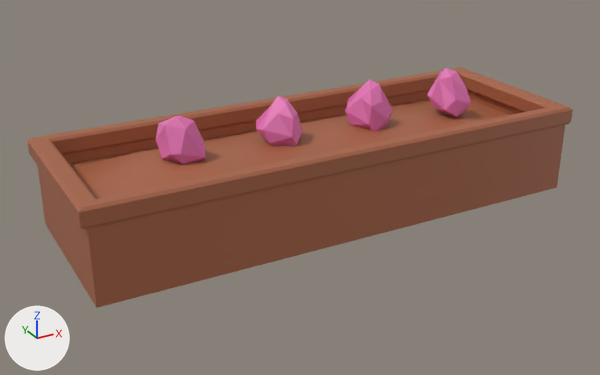
Renders of the FBX model OlympusUnity/Assets/_Project/Art Assets/Models/Environment/Foliage/FlowerBox.fbx from each side of a commit.
Before and after are seen from a 50 mm lens placed at (-2.37, -4.13, 2.21), pointed at (-0.12, -0.04, 0.16). Lighting does not change. The marker at lower left points along +X, +Y and +Z. Where no turn or scale is listed for an object, it has been applied to the vertices.

The first picture shows 'FlowerBox_geo', 'Flowers_geo'.
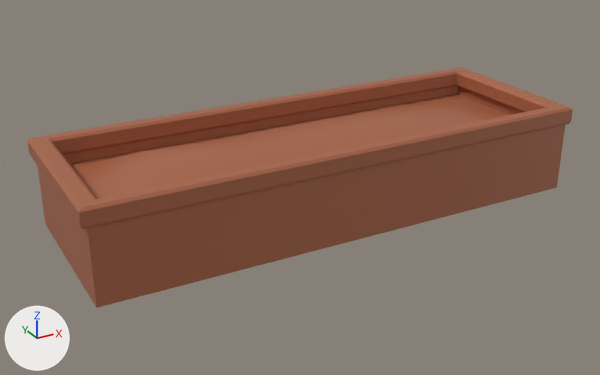
Changed parts and their boxes (x1, y1, x2, y2) in the pictures (600 x 375 px):
```json
{"object": "Flowers_geo", "change": "deleted", "before": [156, 68, 471, 164], "on screen": "pink"}
```

The change, as JSON lines over the scene's bpy script:
```json
{"op": "remove", "block": "ob_flowers_geo", "code": ["ob_flowers_geo = bpy.data.objects.new('Flowers_geo', me_cube_007)", "ob_flowers_geo.location = (0.0, 0.0, 0.0)"]}
```
